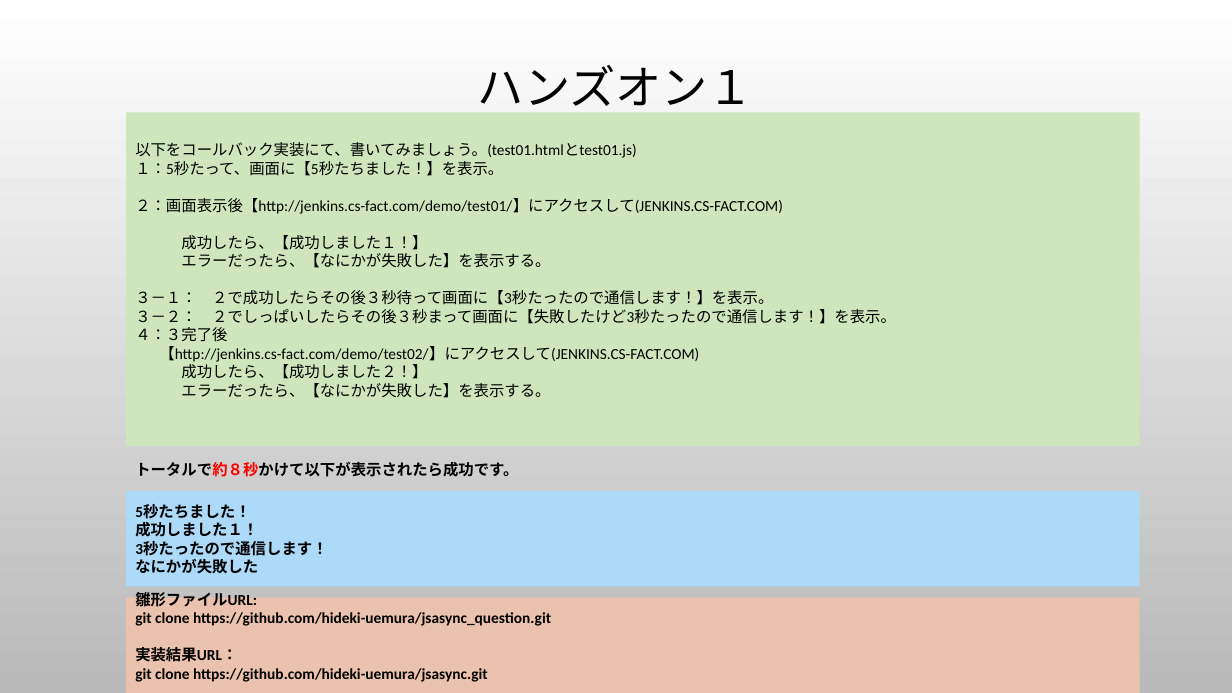
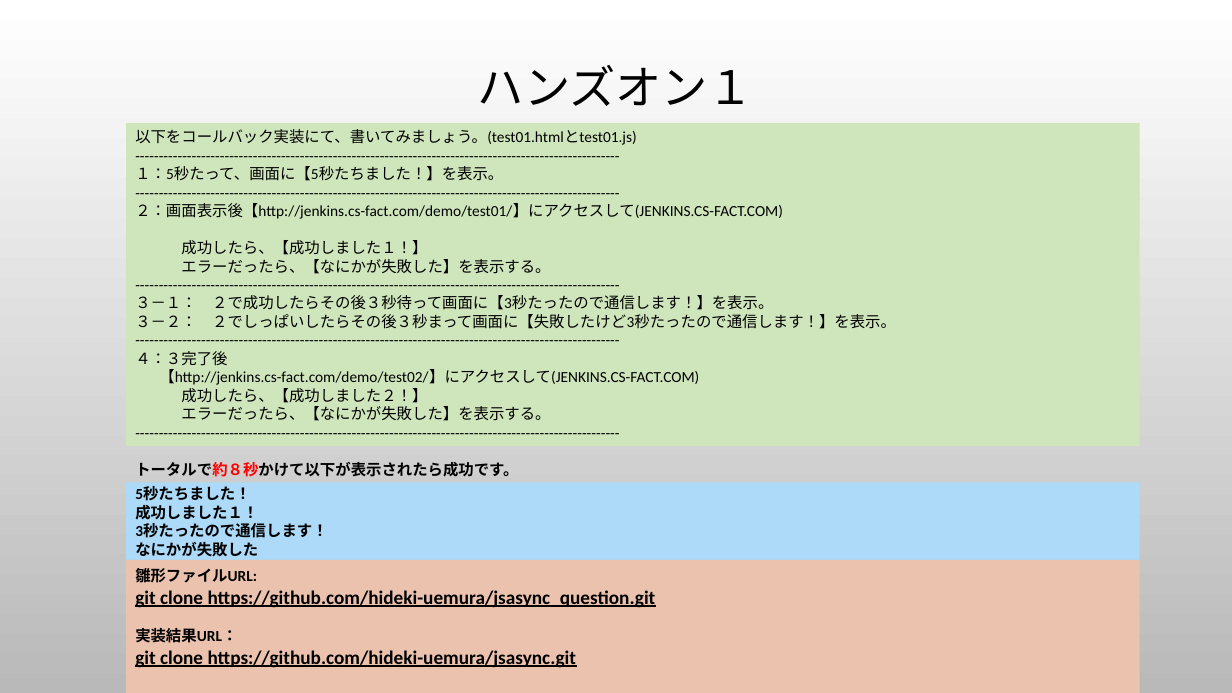
Before and after one commit to hideki-uemura/jsasync_question, a slide deck: slide 16 of 本当は難しいJavaScriptの話.pptx. Drawn at 1232x693 pixels with LibreOffice and Linux fonts; fonts in the diff are those of the drawing; background and template pictures are left out. Boxes give left, top, right and bottom in pixels: in the first picture for what was removed or moved away, otherwise in the second. Text is boxed around its words. In the diff, an @@ line names an element or a change of style, - is before the commit and + after.

```diff
--- a/本当は難しいJavaScriptの話.pptx
+++ b/本当は難しいJavaScriptの話.pptx
@@ text in rectangle at (127,123,1141,445): paragraph added @@
+-------------------------------------------------------------------------------------------------------
@@ text in rectangle at (127,123,1141,445): paragraph added @@
+-------------------------------------------------------------------------------------------------------
@@ text in rectangle at (127,123,1141,445): paragraph added @@
+-------------------------------------------------------------------------------------------------------
@@ text in rectangle at (127,123,1141,445): paragraph added @@
+-------------------------------------------------------------------------------------------------------
@@ text in rectangle at (127,123,1141,445): paragraph added @@
+-------------------------------------------------------------------------------------------------------
@@ rectangle "以下をコールバック実装にて、書いてみましょう。(test01.htmlとtest01.js)": place and size @@
-rectangle "以下をコールバック実装にて、書いてみましょう。(test01.htmlとtest01.js)" at (127,113,1141,446)
+rectangle "以下をコールバック実装にて、書いてみましょう。(test01.htmlとtest01.js)" at (127,123,1141,445)
@@ rectangle "5秒たちました！": place and size @@
-rectangle "5秒たちました！" at (127,491,1141,586)
+rectangle "5秒たちました！" at (127,482,1141,560)
@@ rectangle "雛形ファイルURL:": place and size @@
-rectangle "雛形ファイルURL:" at (127,598,1141,693)
+rectangle "雛形ファイルURL:" at (127,560,1141,693)
@@ text in rectangle at (135,590,656,668): size 12 to 15 pt, underline on in "git clone https://github.com/hideki-uemura/jsasync_question. ...", "git clone https://github.com/hideki-uemura/jsasync.git" @@
```
Also in this commit, not shown: 10 other slides changed, 1 slide added.
